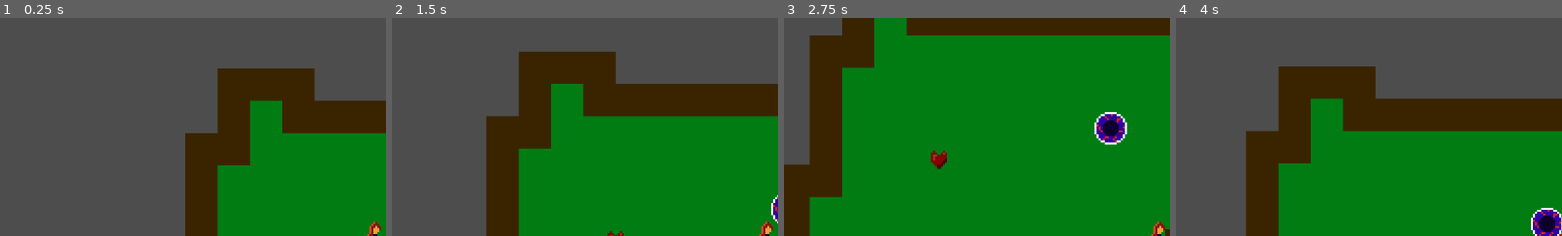
Above: before the commit, frames 1-4 (left to right).
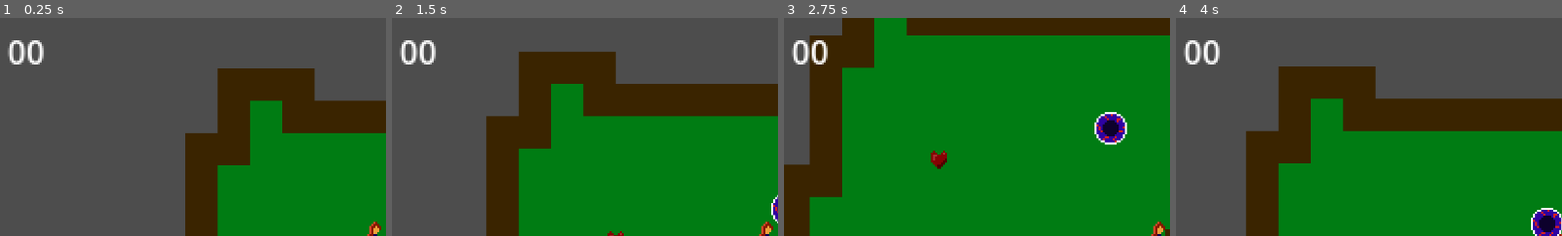
Above: after the commit, the same moments.

Repository: ConnorChow/LudumDare2024
Game: Godot game, scene res://Scenes/World.tscn
The game is run twice, just before and just after one commit, with the same random seed, the same clock (stepped at 60 frames per second) and the same inputs.
Inputs:
- Up to frame 1 (0.25 s): no input
- Up to frame 2 (1.5 s): tap Enter at 0.5 s; hold Right (right) 0.53-1.28 s; tap E (grab) at 0.6, 1.35 s; hold Down (down) from 1.28 s (still down)
- Up to frame 3 (2.75 s): release Down (down) at 2.03 s; hold Right (right) from 2.03 s (still down); tap E (grab) at 2.1 s
- Up to frame 4 (4 s): release Right (right) at 2.78 s; hold Up (up) 2.78-3.53 s; tap E (grab) at 2.85, 3.6 s; hold Left (left) from 3.53 s (still down)
The pictures show only the part of the screen within x 1-51%, y 0-50%; the shares and areas given below are measured in that part.

The runs differ from the first frame. In frame 1, 0.7% of the frame differs, in the area x 2-12%, y 10-22%; in frame 2, 0.7%; in frame 3, 0.7%; in frame 4, 0.7%.

Commit message:
money label (money machine)

Diff:
--- a/Objects/playerBase.gd
+++ b/Objects/playerBase.gd
@@ -1,10 +1,11 @@
 extends Area2D
 
-
+var player
 
 
 func _on_body_entered(body):
 	body.canBuy = true
+	player = body
 
 
 
@@ -18,5 +19,5 @@
 
 func _on_currency_detector_area_entered(area):
 	CurrencyCount.currency += 1
-	CurrencyCount.updateCur()
+	player.updateCur()
 	area.queue_free()
--- a/Player/CurrencyCount.gd
+++ b/Player/CurrencyCount.gd
@@ -1,8 +1,3 @@
 extends Node
 
 var currency : int = 0
-
-
-func updateCur():
-
-	pass
--- a/Player/Player.gd
+++ b/Player/Player.gd
@@ -14,18 +14,19 @@
 @onready var hitColor_timer = $UiNodes/hitBox/hitTimer
 @onready var grab_box = $grabBox
 @onready var hold_point = $holdPoint
+@onready var money = $UiNodes/Money
+
 
 var heldObject : Object = null
 
 var canBuy : bool = false
 
-
+signal makeMoneyGoUp
 
 func _ready():
 	curHealth = maxHealth
 	hitBox.visible = false
 	CurrencyCount.currency = 0
-
 
 
 func _physics_process(delta):
@@ -64,6 +65,9 @@
 					break
 
 
+func updateCur():
+	money.set_text(str(CurrencyCount.currency))
+
 
 func updateHealth(val : float):
 	curHealth += val
--- a/Player/Player.tscn
+++ b/Player/Player.tscn
@@ -52,6 +52,14 @@
 wait_time = 0.1
 one_shot = true
 
+[node name="Money" type="Label" parent="UiNodes"]
+layout_mode = 1
+offset_left = 1072.0
+offset_top = 656.0
+offset_right = 1112.0
+offset_bottom = 679.0
+text = "00"
+
 [node name="grabBox" type="Area2D" parent="."]
 position = Vector2(-1, 0)
 rotation = 0.0377486
